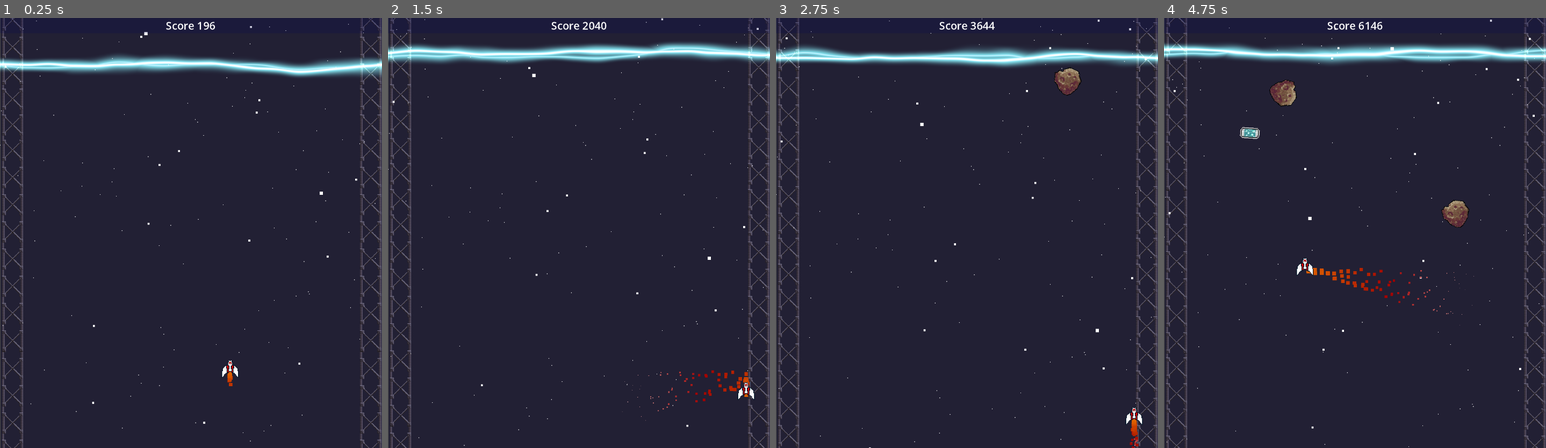
Above: before the commit, frames 1-4 (left to right).
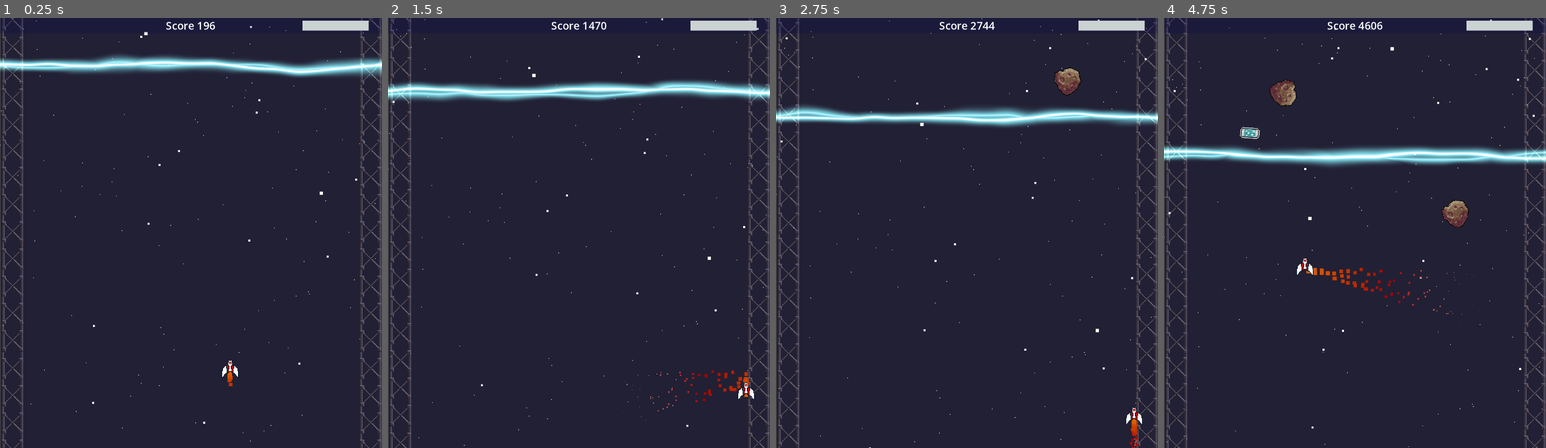
Above: after the commit, the same moments.

Repository: markusweiss/LudumDare54
Game: Godot game, scene res://Scenes/Main/main.tscn
Same seed, same stepped clock (60 frames per second), same inputs: the game is played once before the commit and once after it.
Inputs:
- Up to frame 1 (0.25 s): no input
- Up to frame 2 (1.5 s): hold Right (move_right) 0.53-1.28 s; hold Space (emp) 0.53-1.28 s; hold Down (move_down) from 1.28 s (still down); tap Space (emp) at 1.35 s
- Up to frame 3 (2.75 s): release Down (move_down) at 2.03 s; hold Right (move_right) from 2.03 s (still down); hold Space (emp) from 2.03 s (still down)
- Up to frame 4 (4.75 s): release Right (move_right) at 2.78 s; release Space (emp) at 2.78 s; hold Up (move_up) 2.78-3.53 s; tap Space (emp) at 2.85, 4.35 s; hold Space (emp) 3.53-4.28 s; hold Left (move_left) from 3.53 s (still down)

The runs differ from the first frame. In frame 1, 0.4% of the frame differs, in the area x 79-97%, y 0-3%; in frame 2, 7.8%; in frame 3, 7.2%; in frame 4, 7.9%, in the area x 0-100%, y 0-35%.

Commit message:
add emp progess bar

Diff:
--- a/Scenes/Items/emp.gd
+++ b/Scenes/Items/emp.gd
@@ -15,3 +15,8 @@
 	position.y += speed * delta
 	if position.y > 700:
 		queue_free()
+
+func _on_body_entered(body):
+	Global.empPower += 1
+	print (Global.empPower)
+	queue_free()
--- a/Scenes/Items/emp.tscn
+++ b/Scenes/Items/emp.tscn
@@ -24,3 +24,5 @@
 
 [node name="AnimatedSprite2D" type="AnimatedSprite2D" parent="."]
 sprite_frames = SubResource("SpriteFrames_ieqdc")
+
+[connection signal="body_entered" from="." to="." method="_on_body_entered"]
--- a/Scenes/UI/ui.gd
+++ b/Scenes/UI/ui.gd
@@ -14,3 +14,5 @@
 
 		Global.scoreTogether = baseScore + extraPoints
 		$MarginContainer/MarginContainer/HBoxContainer/ScoreValue.text = str(Global.scoreTogether)
+
+		$MarginContainer/MarginContainer/EmpBar/ProgressBar.value = Global.empPower
--- a/Scenes/UI/ui.tscn
+++ b/Scenes/UI/ui.tscn
@@ -1,6 +1,16 @@
-[gd_scene load_steps=2 format=3 uid="uid://cpg0tyu25sm64"]
+[gd_scene load_steps=4 format=3 uid="uid://cpg0tyu25sm64"]
 
 [ext_resource type="Script" path="res://Scenes/UI/ui.gd" id="1_3tejt"]
+
+[sub_resource type="StyleBoxFlat" id="StyleBoxFlat_a6n5q"]
+bg_color = Color(0.796078, 0.823529, 0.823529, 1)
+
+[sub_resource type="StyleBoxFlat" id="StyleBoxFlat_8jjmq"]
+bg_color = Color(0.258824, 0.580392, 0.6, 1)
+border_width_left = 1
+border_width_top = 1
+border_width_right = 1
+border_width_bottom = 1
 
 [node name="UI" type="Node"]
 script = ExtResource("1_3tejt")
@@ -16,6 +26,8 @@
 
 [node name="MarginContainer" type="MarginContainer" parent="MarginContainer"]
 layout_mode = 2
+theme_override_constants/margin_left = 20
+theme_override_constants/margin_right = 20
 
 [node name="HBoxContainer" type="HBoxContainer" parent="MarginContainer/MarginContainer"]
 layout_mode = 2
@@ -28,3 +40,18 @@
 [node name="ScoreValue" type="Label" parent="MarginContainer/MarginContainer/HBoxContainer"]
 layout_mode = 2
 text = "0"
+
+[node name="EmpBar" type="HBoxContainer" parent="MarginContainer/MarginContainer"]
+layout_mode = 2
+size_flags_horizontal = 8
+size_flags_vertical = 4
+
+[node name="ProgressBar" type="ProgressBar" parent="MarginContainer/MarginContainer/EmpBar"]
+custom_minimum_size = Vector2(100, 15)
+layout_mode = 2
+size_flags_horizontal = 8
+theme_override_styles/background = SubResource("StyleBoxFlat_a6n5q")
+theme_override_styles/fill = SubResource("StyleBoxFlat_8jjmq")
+max_value = 5.0
+step = 1.0
+show_percentage = false
--- a/Scenes/Wall/wall.gd
+++ b/Scenes/Wall/wall.gd
@@ -32,5 +32,6 @@
 
 
 func _input(event):
-	if event.is_action_pressed("emp"):
+	if event.is_action_pressed("emp") && Global.empPower >= 5:
 		Global.magnet=true
+		Global.empPower = 0
--- a/global.gd
+++ b/global.gd
@@ -5,3 +5,4 @@
 var laserSpeed = 30
 var scoreTogether = 0
 var highScore = 0
+var empPower = 0
